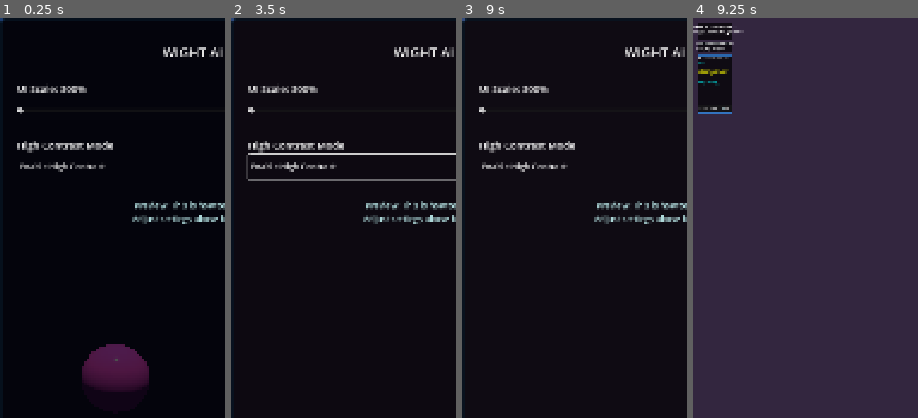
Above: before the commit, frames 1-4 (left to right).
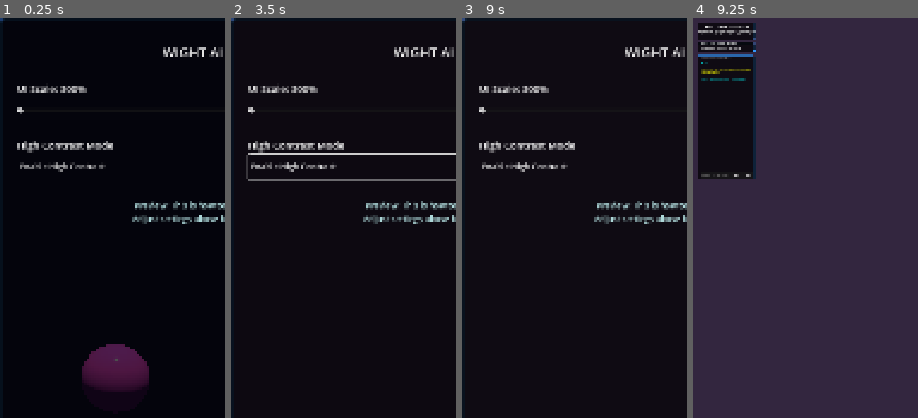
Above: after the commit, the same moments.

Repository: MulletGiraffe/Wight-AI
Game: Godot game, scene res://scenes/WightWorld.tscn
Same seed, same stepped clock (60 frames per second), same inputs: the game is played once before the commit and once after it.
Inputs (mouse positions are % of the whole screen's width and height, from its top left):
- Up to frame 1 (0.25 s): no input
- Up to frame 2 (3.5 s): click (38, 92) at 0.52 s; type "12" at 0.6 s; click "Apply & Start" at 1.25 s; click "Apply & Start" at 2 s; click "Enable High Contrast" at 2.75 s
- Up to frame 3 (9 s): click "Send" at 3.5 s; click "🔊 Speaking" at 4.25 s; click "🔴 Stop" at 5 s; click "🎤 Voice" at 5.75 s; click "📷 Camera" at 6.5 s; click "👁️" at 7.25 s; click "Cancel" at 8 s; tap Enter at 8.75 s; move the mouse to (72, 45) at 8.77 s; hold Right from 8.78 s (still down); tap C at 8.85 s; click (72, 45) at 8.92 s
- Up to frame 4 (9.25 s): keep holding Right; tap Space at 9.02 s
The pictures show only the part of the screen within x 0-50%, y 0-50%; the shares and areas given below are measured in that part.

Frames 1-3 are identical in both runs. In frame 4, 7.2% of the frame differs, in the area x 0-28%, y 1-41%.
Error in both runs: Trying to return an array of type "Array" where expected return type is "Array[String]". (res://scripts/LanguageAcquisition.gd:668)

Commit message:
🔍 Add UI debugging and improve visibility
✅ ENHANCEMENTS:
- Added screen size debugging information
- Enhanced UI positioning debug logs
- Increased MainInterface size (25%→40% width, 35%→60% height)
- Ensured BottomChatPanel visibility after settings apply
- Added comprehensive debug output for UI troubleshooting

🎯 HELPS DEBUG: Screen size, panel positions, and visibility issues

Diff:
--- a/WightGodot/scripts/WightWorld.gd
+++ b/WightGodot/scripts/WightWorld.gd
@@ -88,14 +88,22 @@
 	"""Ensure the settings panel is visible and the 3D world is lit"""
 	print("🎮 Ensuring UI visibility...")
 
+	# Get screen size for debugging
+	var screen_size = get_viewport().get_visible_rect().size
+	print("📱 Screen size: %dx%d" % [screen_size.x, screen_size.y])
+
 	if ui_elements.has("settings_panel"):
 		ui_elements.settings_panel.visible = true
 		ui_elements.settings_panel.modulate = Color.WHITE
 		print("✅ Settings panel made visible")
+		print("📏 Settings panel size: %s" % ui_elements.settings_panel.size)
+		print("📍 Settings panel position: %s" % ui_elements.settings_panel.position)
 
 	if ui_elements.has("main_interface"):
 		ui_elements.main_interface.visible = false
 		print("📱 Main interface hidden (will show after settings applied)")
+		print("📏 Main interface size: %s" % ui_elements.main_interface.size)
+		print("📍 Main interface position: %s" % ui_elements.main_interface.position)
 
 	# Update the camera position to show the 3D world
 	update_camera_position()
@@ -1803,6 +1811,10 @@
 	"""Apply settings and close the settings panel"""
 	print("✅ Applying UI settings...")
 
+	# Get screen size for debugging
+	var screen_size = get_viewport().get_visible_rect().size
+	print("📱 Screen size during apply: %dx%d" % [screen_size.x, screen_size.y])
+
 	# Apply final UI scale
 	apply_ui_scale(ui_scale)
 
@@ -1816,8 +1828,29 @@
 	settings_panel_active = false
 	if ui_elements.has("settings_panel"):
 		ui_elements.settings_panel.visible = false
+		print("❌ Settings panel hidden")
+
 	if ui_elements.has("main_interface"):
 		ui_elements.main_interface.visible = true
+		print("✅ Main interface now visible")
+		print("📏 Main interface size: %s" % ui_elements.main_interface.size)
+		print("📍 Main interface position: %s" % ui_elements.main_interface.position)
+
+		# Ensure main interface is properly positioned and sized
+		ui_elements.main_interface.anchor_left = 0.0
+		ui_elements.main_interface.anchor_top = 0.0
+		ui_elements.main_interface.anchor_right = 0.4  # Increased from 0.25 for better visibility
+		ui_elements.main_interface.anchor_bottom = 0.6  # Increased from 0.35 for better visibility
+		print("📐 Adjusted main interface anchors for better visibility")
+
+	# Show bottom chat panel
+	if ui_elements.has("text_input"):
+		var bottom_panel = $UI/BottomChatPanel
+		if bottom_panel:
+			bottom_panel.visible = true
+			print("✅ Bottom chat panel now visible")
+			print("📏 Bottom panel size: %s" % bottom_panel.size)
+			print("📍 Bottom panel position: %s" % bottom_panel.position)
 
 	# Show joysticks now that settings are complete
 	if joystick_controller:
@@ -1828,6 +1861,7 @@
 	start_wight_initialization()
 
 	print("🚀 Settings applied - Wight World is starting!")
+	print("👁️ You should now see: consciousness panel (top-left), chat input (bottom), and joysticks")
 
 func _on_settings_cancel():
 	"""Cancel settings changes and revert to defaults"""
